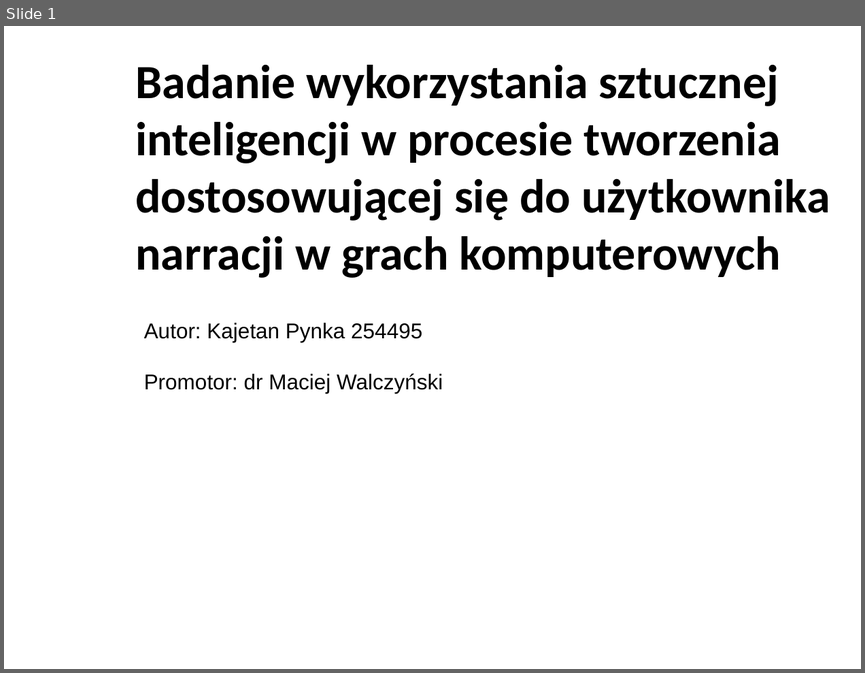
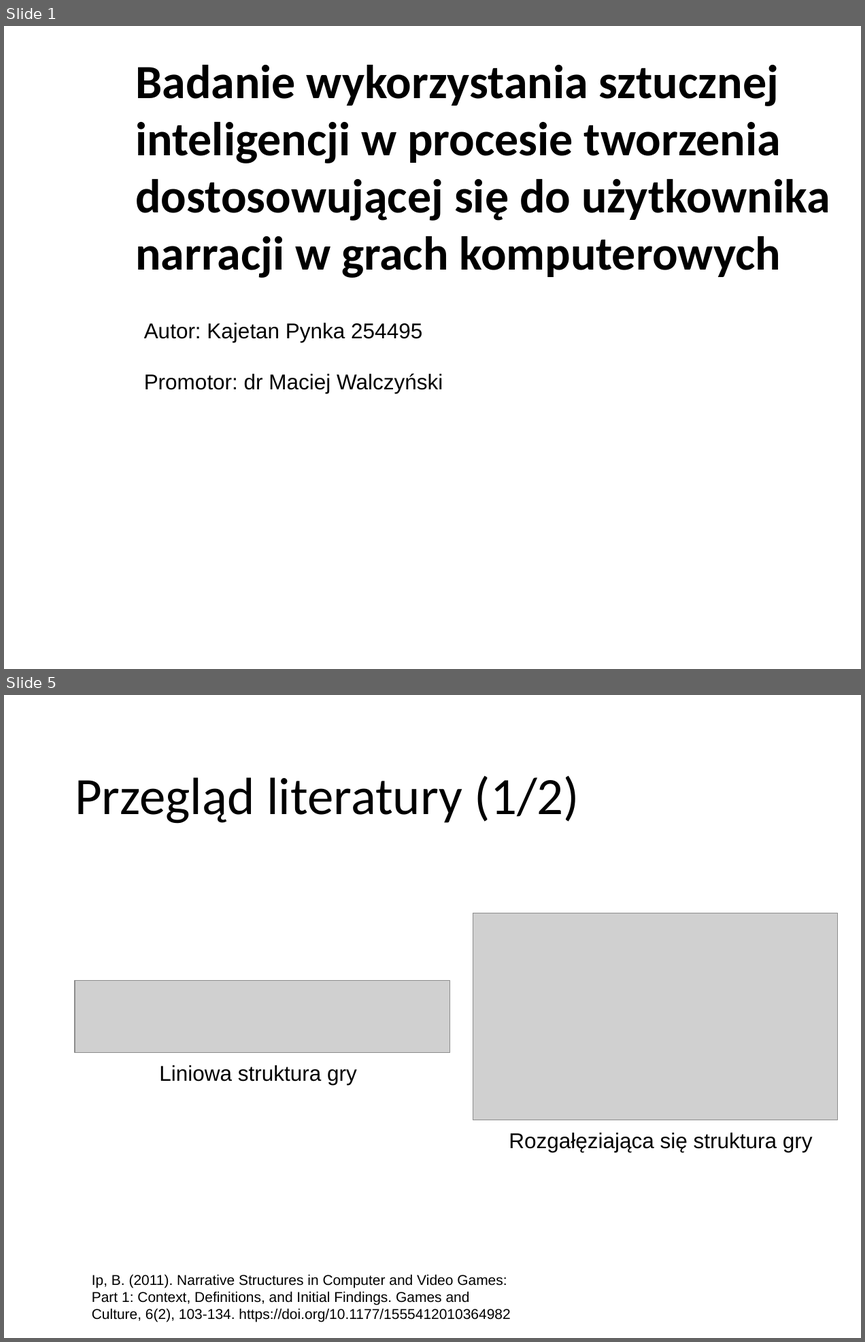
Before and after one commit to KyattPL/masters-backup, a slide deck: Seminarium Dyplomowe/Seminarium dyplomowe - prezka 2.pptx. Shown one above the other, each under a label of ours: slide 1 before the commit, slides 1 and 5 after it; the slides between them are not shown. The pictures are 865x673 and 865x1342 pixels, drawn with LibreOffice and Linux fonts; fonts in the diff are those of the drawing; grey boxes stand for pictures; background and template pictures are left out. Boxes give left, top, right and bottom in pixels: in the first picture for what was removed or moved away, otherwise in the second. Text is boxed around its words. In the diff, an @@ line names an element or a change of style, - is before the commit and + after.

```diff
--- a/Seminarium Dyplomowe/Seminarium dyplomowe - prezka 2.pptx
+++ b/Seminarium Dyplomowe/Seminarium dyplomowe - prezka 2.pptx
@@ slide 5 added at [4,695,861,1338], background picture (left out) @@
@@ text added at [75,776,579,824], 44 pt, text #000000 @@
+Przegląd literatury (1/2)
@@ picture added at [473,913,837,1119] @@
@@ picture added at [75,981,449,1052] @@
@@ text added at [159,1065,357,1085], 18 pt, text #000000 @@
+Liniowa struktura gry
@@ text added at [509,1132,813,1152], 18 pt, text #000000 @@
+Rozgałęziająca się struktura gry
@@ text added at [92,1274,510,1322], 12 pt, text #000000 @@
+Ip, B. (2011). Narrative Structures in Computer and Video Games: Part 1: Context, Definitions, and Initial Findings. Games and Culture, 6(2), 103-134. https://doi.org/10.1177/1555412010364982
@@ page number added at [4,1308,61,1331], 10 pt, text #FFFFFF @@
+5
```
Also in this commit, not shown: 7 slides changed, 3 other slides added, 4 slides removed, 1 other file.
